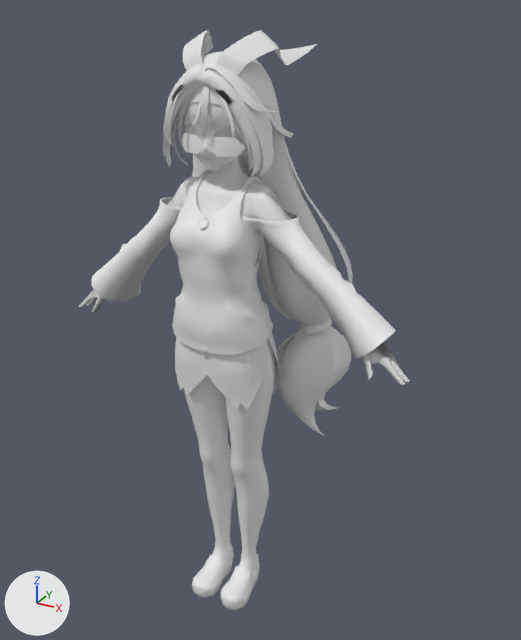
The FBX model Assets/uProcessing/OtherAssets/UnityChan/Models/unitychan.fbx: old version first, new version second.
One viewpoint serves both versions: a camera (50 mm lens) standing at (0.899, -1.455, 1.615) and looking at (0.031, 0.124, 0.826). The lights are fixed; the arrows at lower left show +X, +Y and +Z. Where no turn or scale is listed for an object, it has been applied to the vertices. Vertices at the same position are counted once.

In view in the first picture: 'MTH_DEF', 'Shirts', 'hair_front', 'hair_frontside', 'hairband', 'kutu', 'shirts_sode', 'shirts_sode_BK', 'skin', 'tail', 'tail_bottom', 'uwagi', 'uwagi_perker'.
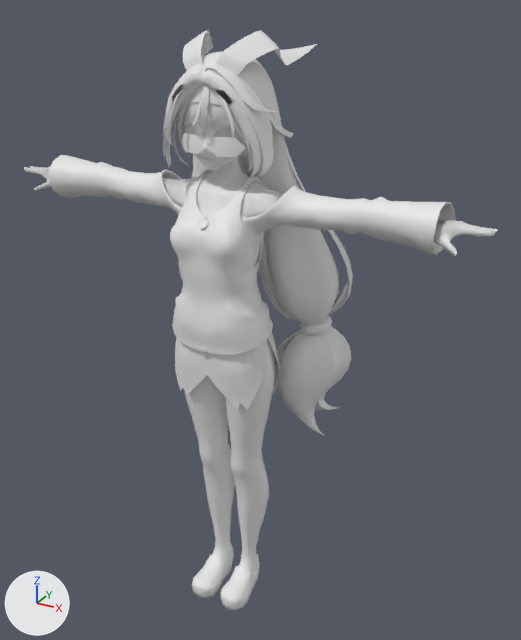
What changed in the scene script:
```text
Change me_mesh_019:
    used by ob_shirts_sode; location = (0.0, 0.0, 0.0)
    remove me_mesh_019.from_pydata(...)  # 792 vertices, 1126 faces; spans x -0.439..0.439, y -0.086..0.109, z 0.84..1.173
    add me_mesh_019.from_pydata(...)  # 792 vertices, 1126 faces; spans x -0.533..0.533, y -0.086..0.109, z 1.008..1.239
    me_mesh_019 part 1: 285 of 792 vertices moved; they spanned x 0.09..0.439, y -0.052..0.109, z 0.84..1.167 and now span x 0.091..0.533, y -0.052..0.109, z 1.115..1.239; mean shift (0.069, 0.0, 0.158); largest move (0.388, 0.106, 0.861) -> (0.533, 0.105, 1.161)
    me_mesh_019 part 2: 285 of 792 vertices moved; they spanned x -0.439..-0.09, y -0.052..0.109, z 0.84..1.167 and now span x -0.533..-0.091, y -0.052..0.109, z 1.115..1.239; mean shift (-0.069, 0.0, 0.158); largest move (-0.388, 0.106, 0.861) -> (-0.533, 0.105, 1.161)
Change me_mesh_020:
    used by ob_shirts_sode_bk; location = (0.0, 0.0, 0.0)
    remove me_mesh_020.from_pydata(...)  # 263 vertices, 390 faces; spans x -0.194..0.194, y -0.083..0.061, z 1.084..1.172
    add me_mesh_020.from_pydata(...)  # 263 vertices, 390 faces; spans x -0.208..0.208, y -0.083..0.061, z 1.084..1.231
    me_mesh_020 part 6: 80 of 263 vertices moved; they spanned x -0.194..-0.09, y -0.049..0.059, z 1.091..1.167 and now span x -0.208..-0.091, y -0.049..0.059, z 1.12..1.231; mean shift (-0.018, 0.0, 0.034); largest move (-0.194, 0.013, 1.126) -> (-0.208, 0.013, 1.212)
    me_mesh_020 part 7: 80 of 263 vertices moved; they spanned x 0.09..0.194, y -0.049..0.059, z 1.091..1.167 and now span x 0.091..0.208, y -0.049..0.059, z 1.12..1.231; mean shift (0.018, 0.0, 0.034); largest move (0.194, 0.013, 1.126) -> (0.208, 0.013, 1.212)
Change me_mesh_013:
    used by ob_skin; location = (0.0, 0.0, 0.0)
    remove me_mesh_013.from_pydata(...)  # 1585 vertices, 2532 faces; spans x -0.489..0.489, y -0.084..0.065, z 0.7..1.349
    add me_mesh_013.from_pydata(...)  # 1585 vertices, 2532 faces; spans x -0.639..0.639, y -0.084..0.065, z 0.7..1.349
    me_mesh_013 part 3: the loose piece of 404 vertices spanning x -0.489..-0.312, y -0.05..0.058, z 0.805..0.969 is turned 45 degrees about the y axis through its middle, then moved by (-0.123, 0.0, 0.302)
    me_mesh_013 part 4: the loose piece of 404 vertices spanning x 0.312..0.489, y -0.05..0.058, z 0.805..0.969 is turned -45 degrees about the y axis through its middle, then moved by (0.123, 0.0, 0.302)
    me_mesh_013 part 5: 204 of 1585 vertices moved; they spanned x -0.196..0.196, y -0.035..0.055, z 1.088..1.225 and now span x -0.208..0.208, y -0.035..0.055, z 1.104..1.224; mean shift (0.0, 0.0, 0.025); largest move (0.196, 0.01, 1.128) -> (0.208, 0.01, 1.215)
```

Where the change shows, as pixel boxes (x1, y1, x2, y2) in the pictures (521 x 640 px; the box of a moved part takes in the faces that stretch with it):
'shirts_sode', reshaped
    before: (91, 197, 396, 358)
    after: (48, 155, 456, 266)
'skin', reshaped (43% wider)
    before: (79, 155, 410, 395)
    after: (24, 155, 498, 395)
'shirts_sode_BK', reshaped
    before: (162, 198, 297, 219)
    after: (162, 171, 181, 179)
part 1 of me_mesh_019, moved or reshaped
    before: (247, 210, 396, 358)
    after: (247, 186, 456, 255)
part 2 of me_mesh_019, moved or reshaped
    before: (91, 197, 181, 302)
    after: (48, 155, 182, 215)
part 3 of me_mesh_013, moved or reshaped
    before: (79, 290, 108, 313)
    after: (24, 166, 51, 191)
part 4 of me_mesh_013, moved or reshaped
    before: (363, 342, 410, 385)
    after: (434, 220, 498, 256)
part 5 of me_mesh_013, moved or reshaped
    before: (167, 177, 291, 221)
    after: (162, 177, 284, 217)
part 6 of me_mesh_020, moved or reshaped
    before: (162, 198, 173, 205)
    after: (162, 171, 181, 179)
part 7 of me_mesh_020, moved or reshaped (not visible afterwards)
    before: (285, 211, 297, 219)
'kutu', unchanged, covered by the edit
    before: (192, 544, 260, 611)
